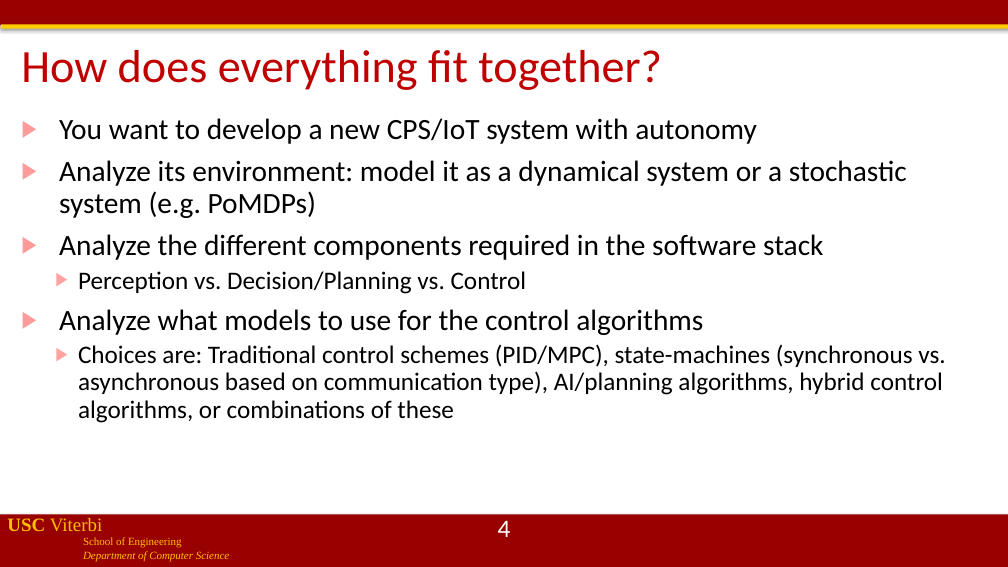
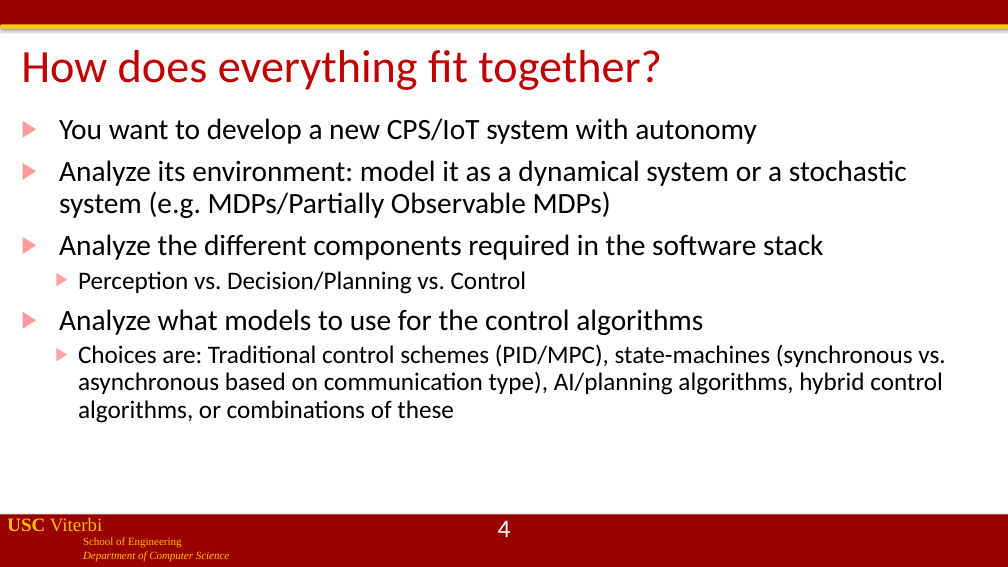
Before and after one commit to jdeshmukh/jdeshmukh.github.io, a slide deck: slide 4 of teaching/cs513slides/course conclusion.pptx. Drawn at 1008x567 pixels with LibreOffice and Linux fonts; fonts in the diff are those of the drawing; background and template pictures are left out. Boxes give left, top, right and bottom in pixels: in the first picture for what was removed or moved away, otherwise in the second. Text is boxed around its words. In the diff, an @@ line names an element or a change of style, - is before the commit and + after.

```diff
--- a/teaching/cs513slides/course conclusion.pptx
+++ b/teaching/cs513slides/course conclusion.pptx
@@ text at (x1=59, y1=160, x2=907, y2=218): text changed @@
-▶ Analyze its environment: model it as a dynamical system or a stochastic system (e.g. PoMDPs)
+▶ Analyze its environment: model it as a dynamical system or a stochastic system (e.g. MDPs/Partially Observable MDPs)
```
Also in this commit, not shown: 3 other slides changed, 2 other files.
